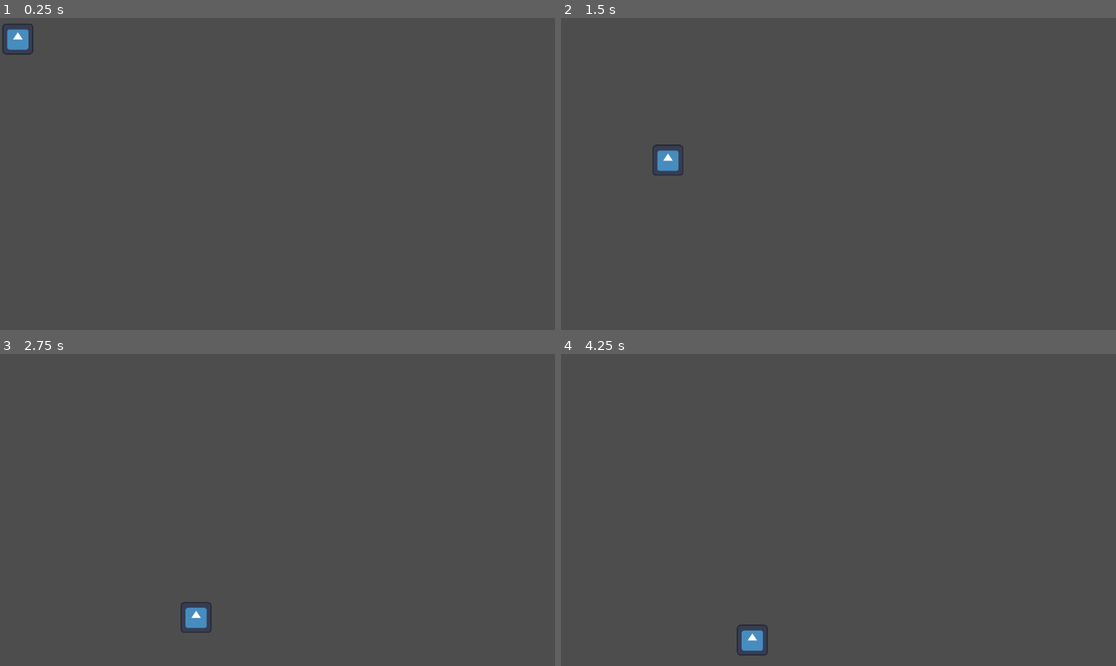
Above: before the commit, frames 1-4 (two rows, left to right).
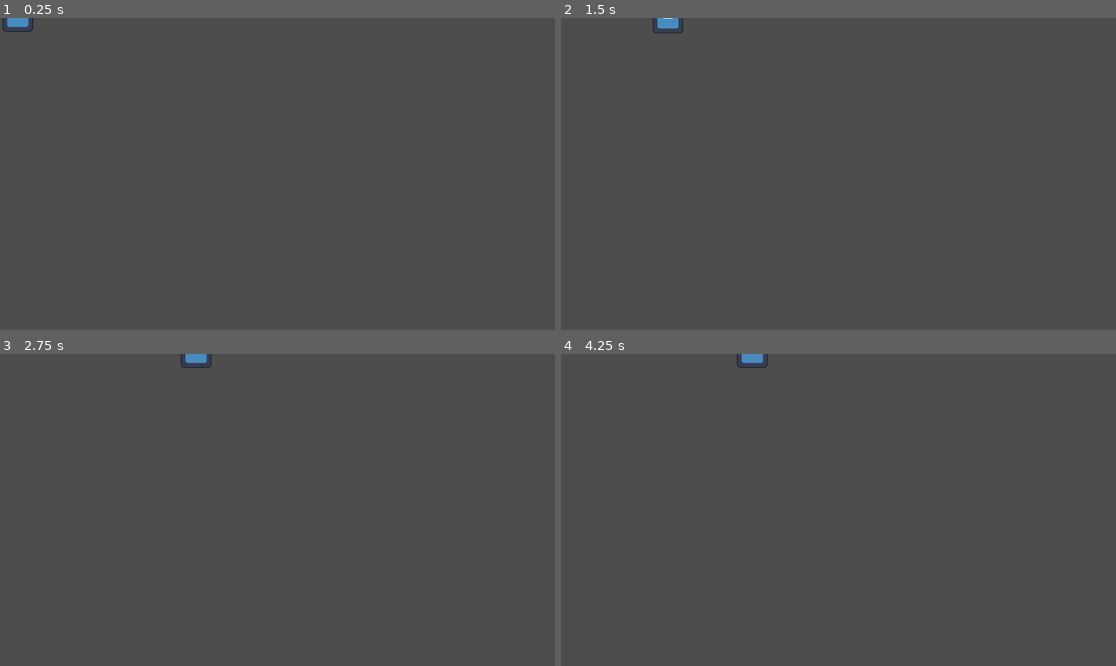
Above: after the commit, the same moments.

Repository: wowtamz/efficient-state-sync
Game: Godot game, scene res://unit.tscn
Same seed, same stepped clock (60 frames per second), same inputs: the game is played once before the commit and once after it. The project has no main scene, so this scene is started directly. The engine's default icon, where the game draws it, is replaced by a stand-in: a white triangle on a blue panel in a dark square.
Inputs:
- Up to frame 1 (0.25 s): no input
- Up to frame 2 (1.5 s): no input
- Up to frame 3 (2.75 s): no input
- Up to frame 4 (4.25 s): no input

The runs differ from the first frame. In frame 1, 0.4% of the frame differs, in the area x 0-7%, y 0-12%; in frame 2, 0.5%, in the area x 16-23%, y 0-51%; in frame 3, 0.5%; in frame 4, 0.5%.
Error before the commit: Invalid call. Nonexistent function 'add_sent_bytes' in base 'Window'. (res://unit.tscn::GDScript_btf8p:55)
Error after the commit: Invalid call. Nonexistent function 'add_sent_bytes' in base 'Window'. (res://unit.tscn::GDScript_btf8p:95)

Commit message:
Added unit.tscn and shadow.tscn

Diff:
--- /dev/null
+++ b/shadow.tscn
@@ -0,0 +1,57 @@
+[gd_scene load_steps=3 format=3 uid="uid://ddp6wlxjov6ll"]
+
+[ext_resource type="Texture2D" uid="uid://g57nmh0fwuva" path="res://icon.svg" id="1_6pqxc"]
+
+[sub_resource type="GDScript" id="GDScript_6pqxc"]
+script/source = "extends Sprite2D
+
+var states: Dictionary = {
+	0: Color.WHITE,
+	1: Color.RED,
+	2: Color.GREEN,
+	3: Color.BLUE,
+	4: Color.YELLOW,
+	5: Color.PINK
+}
+
+var state: int = 0 : set = set_state
+
+func on_receive_packet(packet: PackedByteArray) -> void:
+
+	var state_data: StateData = StateData.from_bytes(packet)
+
+	var pos_x = null
+	var pos_y = null
+	var rot = null
+	var _state = null
+
+	var data = state_data.data
+	var map = state_data.map
+	for i in map:
+		match i:
+			StateData.POSX:
+				pos_x = data.pop_front()
+			StateData.POSY:
+				pos_y = data.pop_front()
+			StateData.ROT:
+				rot = data.pop_front()
+			StateData.STATE:
+				_state = data.pop_front()
+
+	if pos_x:
+		position.x = pos_x + (get_viewport_rect().size.x / 2) - 64
+	if pos_y:
+		position.y = pos_y
+	if rot:
+		rotation = rot
+	if _state:
+		state = _state
+
+func set_state(new_state: int) -> void:
+	modulate = states[new_state]
+"
+
+[node name="shadow" type="Sprite2D"]
+modulate = Color(1, 1, 1, 0.596078)
+texture = ExtResource("1_6pqxc")
+script = SubResource("GDScript_6pqxc")
--- a/unit.tscn
+++ b/unit.tscn
@@ -5,14 +5,28 @@
 [sub_resource type="GDScript" id="GDScript_btf8p"]
 script/source = "extends Sprite2D
 
+var states: Dictionary = {
+	0: Color.WHITE,
+	1: Color.RED,
+	2: Color.GREEN,
+	3: Color.BLUE,
+	4: Color.YELLOW,
+	5: Color.PINK
+}
+
 var movement_area = Vector2(1270, 720)
 var move_dir = Vector2(1, 1)
 var move_speed = 250
 
 var state: int = 0
+var changes_state: bool = false
 
-var _ticks: int = 1
+var _angle: float = 0.0
+var _ticks: int = 10
 var _counter: float = 0.0
+
+var _send_rate: int = 60
+var _counter2: float = 0.0
 
 var last_pos_x: float = 0.0
 var last_pos_y: float = 0.0
@@ -28,43 +42,74 @@
 func on_viewport_size_changed() -> void:
 	movement_area.x = (get_viewport_rect().size.x / 2) - 64
 
+func change_state() -> void:
+	state += 1
+	state = state % states.keys().size()
+	modulate = states[state]
+
+func set_change_state(val: bool) -> void:
+	changes_state = val
+
+func apply_rotation(val: bool) -> void:
+	_angle = randf_range(1.0, 180.0) if val else 0.0
+
+func set_send_rate(val: int) -> void:
+	_send_rate = val
+
 func _process(delta: float) -> void:
-	process_state_sync()
+	process_states(delta)
+	process_state_sync(delta)
 	process_movement(delta)
+	process_rotation(delta)
 
-func process_state_sync() -> void:
-	var state_data: Array = []
-	var state_map: PackedInt32Array = []
-	if position.x != last_pos_x:
-		state_data.append(position.x)
-		state_map.append(StateData.POSX)
-		last_pos_x = position.x
-	if position.y != last_pos_y:
-		state_data.append(position.y)
-		state_map.append(StateData.POSY)
-		last_pos_y = position.x
-	if rotation != last_rot:
-		state_data.append(rotation)
-		state_map.append(StateData.ROT)
-		last_rot = rotation
-	if state != last_state:
-		state_data.append(state)
-		state_map.append(StateData.STATE)
-		last_state = state
+func process_states(delta: float) -> void:
+	if changes_state:
+		_counter += delta
+		if _counter > 1.0 / float(_ticks):
+			_counter = 0.0
+			change_state()
 
-	var packet = StateData.new(state_data, state_map)
-	send_packet(packet)
+func process_state_sync(delta: float) -> void:
+	_counter2 += delta
+	if _counter2 > 1.0 / float(_send_rate):
+		_counter2 = 0.0
+		var state_data: Array = []
+		var state_map: PackedInt32Array = []
+		if position.x != last_pos_x:
+			state_data.append(position.x)
+			state_map.append(StateData.POSX)
+			last_pos_x = position.x
+		if position.y != last_pos_y:
+			state_data.append(position.y)
+			state_map.append(StateData.POSY)
+			last_pos_y = position.x
+		if rotation != last_rot:
+			state_data.append(rotation)
+			state_map.append(StateData.ROT)
+			last_rot = rotation
+		if state != last_state:
+			state_data.append(state)
+			state_map.append(StateData.STATE)
+			last_state = state
+
+		var packet = StateData.new(state_data, state_map)
+		send_packet(packet)
 
 func send_packet(packet: StateData) -> void:
 	var byte_array: PackedByteArray = packet.to_bytes()
 	get_parent().add_sent_bytes(byte_array.size())
+	get_parent().get_node(\"shadow\").on_receive_packet(byte_array)
 
 func process_movement(delta: float) -> void:
 	position += move_dir * move_speed * delta
 	if position.x > movement_area.x or position.x < 0:
 		move_dir.x *= -1
-	if position.y > movement_area.y or position.y < 0:
+	if position.y > movement_area.y or position.y < 64:
 		move_dir.y *= -1
+
+func process_rotation(delta: float) -> void:
+	if _angle > 0.0:
+		rotation += _angle * delta
 "
 
 [node name="Unit" type="Sprite2D"]
